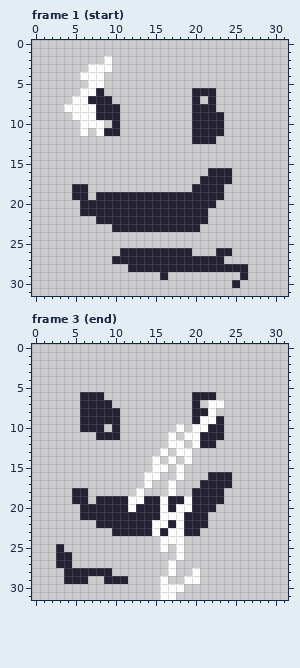
One commit to this pixel-art file: example.ase. The first picture shows the starting point.
32x32 pixels, 4 frames. Shown: frame 1 (start), frame 3 (end).
After:
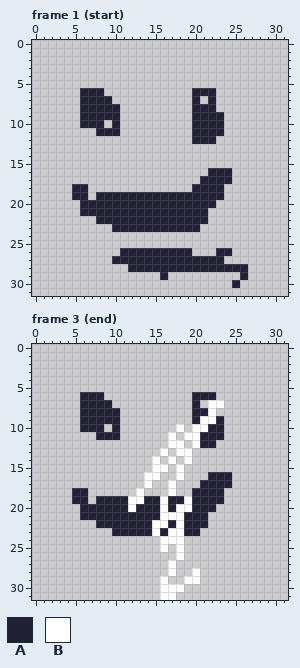
Palette (. is transparent): A #222034  B #ffffff
Change:
{"change": "layer \"Group 2/Group 1/Layer 2\" now hidden"}
{"where": "frame 1 (start)"}
{"frame":1,"y":2,"x":9,"old":"B","new":"."}
{"frame":1,"y":3,"x":7,"old":"BBB","new":"..."}
{"frame":1,"y":4,"x":6,"old":"BBB","new":"..."}
{"frame":1,"y":5,"x":7,"old":"BB","new":".."}
{"frame":1,"y":6,"x":6,"old":"BB","new":"AA"}
{"frame":1,"y":7,"x":5,"old":"BB","new":".A"}
{"frame":1,"y":8,"x":4,"old":"BBBB","new":"..AA"}
{"frame":1,"y":9,"x":5,"old":"BBB","new":".AA"}
{"frame":1,"y":10,"x":6,"old":"BBB","new":"AAA"}
{"frame":1,"y":11,"x":6,"old":"B","new":"."}
{"frame":1,"y":11,"x":8,"old":"B","new":"A"}
{"where": "frame 3 (end)"}
{"frame":3,"y":25,"x":3,"old":"A","new":"."}
{"frame":3,"y":26,"x":3,"old":"AA","new":".."}
{"frame":3,"y":27,"x":3,"old":"AA","new":".."}
{"frame":3,"y":28,"x":4,"old":"AAAAAA","new":"......"}
{"frame":3,"y":29,"x":4,"old":"AAA","new":"..."}
{"frame":3,"y":29,"x":9,"old":"AAA","new":"..."}
{"label":"changed","picture_box":[64,56,112,136]}
{"label":"erased","picture_box":[56,544,128,584]}
